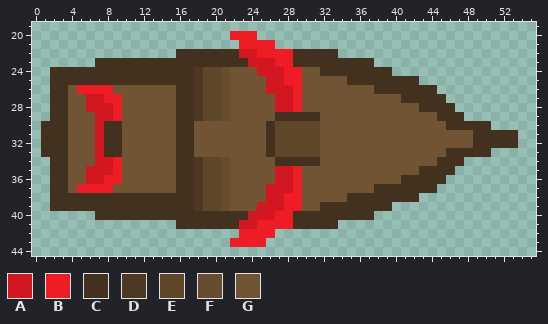
Pixel-art sprite -- sprites/sprite_asteroid/layers/4f72c09f-7932-4109-bfc8-46300b345602/f7d3d0fd-8a69-4a05-b85e-8093b7d64fea.png. Above is the file before it was changed.
The file is 64x64 pixels. Colours within 5 levels of each other are drawn and written as one. Shown: x 0..55, y 19..44.
Palette (. is transparent): A #d31720  B #ee1c24  C #42311e  D #4d3922  E #5e4629  F #674d30  G #705434
Pixels before, first column x 1:
20 .....................BBB.............................
21 ......................BBBB...........................
22 ...............CCCCCCCAABBBBCCCCC....................
23 ......CCCCCCCCCCCCCCCCCAAABBCCCCCCCCC................
24 .CCCCCCCCCCCCCCCCDEEFGGGAAABBGGCCCCCCCC..............
25 .CCCCCCCCCCCCCCCCDEEFGGGGAABBGGGGGCCCCCCCC...........
26 .CCGBBBBGGGGGGGCCDEEFGGGGAAABGGGGGGGGCCCCCCC.........
27 .CCGGAABBGGGGGGCCDEEFGGGGGAABGGGGGGGGGGGCCCCC........
28 .CCGGAAABGGGGGGCCDEEFGGGGGAABGGGGGGGGGGGGGCCCC.......
29 .CCGGGAABGGGGGGCCDEEFGGGGGCCCCCGGGGGGGGGGGGGCCC......
30 CCCGGGACCGGGGGGCCGGGGGGGGCEEEEEGGGGGGGGGGGGGGCCCCC...
31 CCCGGGACCGGGGGGCCGGGGGGGGCEEEEEGGGGGGGGGGGGGGGGGCCCCC
32 CCCGGGACCGGGGGGCCGGGGGGGGCEEEEEGGGGGGGGGGGGGGGGGCCCCC
33 CCCGGGACCGGGGGGCCGGGGGGGGCEEEEEGGGGGGGGGGGGGGCCCCC...
34 .CCGGGAABGGGGGGCCDEEFGGGGGCCCCCGGGGGGGGGGGGGCCC......
35 .CCGGAAABGGGGGGCCDEEFGGGGGAABGGGGGGGGGGGGGCCCC.......
36 .CCGGAABBGGGGGGCCDEEFGGGGGAABGGGGGGGGGGGCCCCC........
37 .CCGBBBBGGGGGGGCCDEEFGGGGAAABGGGGGGGGCCCCCCC.........
38 .CCCCCCCCCCCCCCCCDEEFGGGGAABBGGGGGCCCCCCCC...........
39 .CCCCCCCCCCCCCCCCDEEFGGGAAABBGGCCCCCCCC..............
40 ......CCCCCCCCCCCCCCCCCAAABBCCCCCCCCC................
41 ...............CCCCCCCAABBBBCCCCC....................
42 ......................BBBB...........................
43 .....................BBBB............................
After:
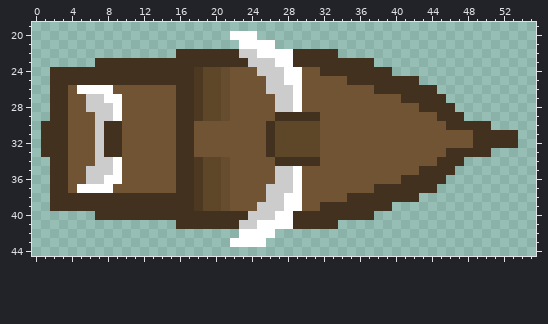
Edits made:
{"colour":"A","old":"#d31720","new":"#cccccc"}
{"colour":"B","old":"#ee1c24","new":"#ffffff"}
